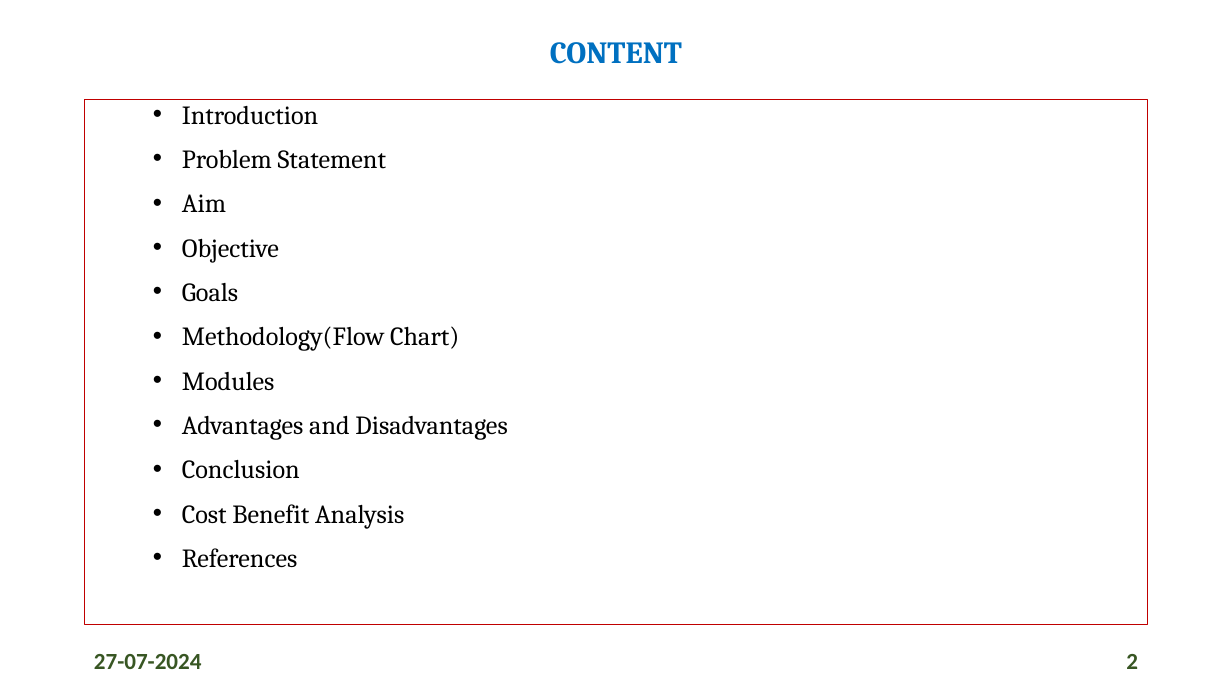
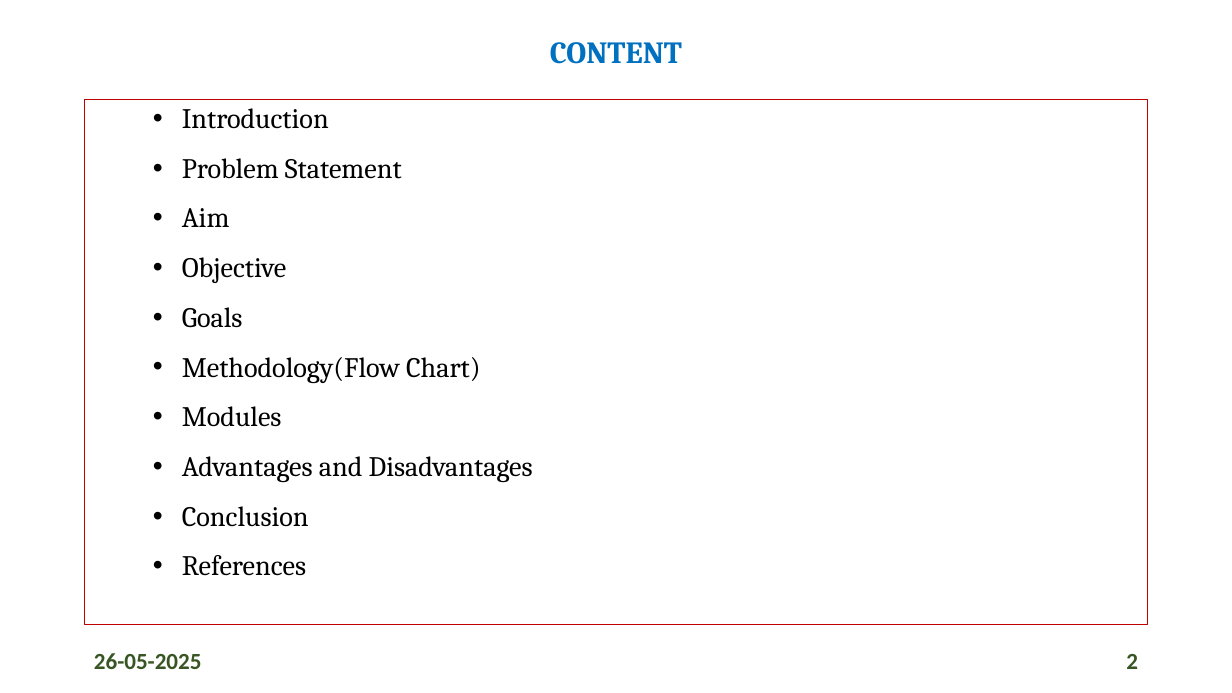
Before and after one commit to singhnileshh/Voting-Using-Blockchain, a slide deck: slide 2 of Final_year_ppt.pptx. Drawn at 1232x693 pixels with LibreOffice and Linux fonts; fonts in the diff are those of the drawing. Boxes give left, top, right and bottom in pixels: in the first picture for what was removed or moved away, otherwise in the second. Text is boxed around its words. In the diff, an @@ line names an element or a change of style, - is before the commit and + after.

```diff
--- a/Final_year_ppt.pptx
+++ b/Final_year_ppt.pptx
@@ text "Introduction" at (85, 100, 1148, 625): size 20.4 to 22 pt; line spacing 0.8 to 0.9 @@
@@ text at (182, 504, 404, 529): paragraph removed @@
-  • Cost Benefit Analysis
@@ text at (94, 653, 202, 669): text changed @@
-27-07-2024
+26-05-2025
```
Also in this commit, not shown: 14 other slides changed, 1 slide removed.
